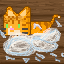
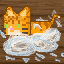
Layered file, before and after one edit (64x64). Changes by layer:
removed layer "Pasted Layer" over [10, 7, 61, 60]
painted on "Background" over [10, 7, 61, 60]
